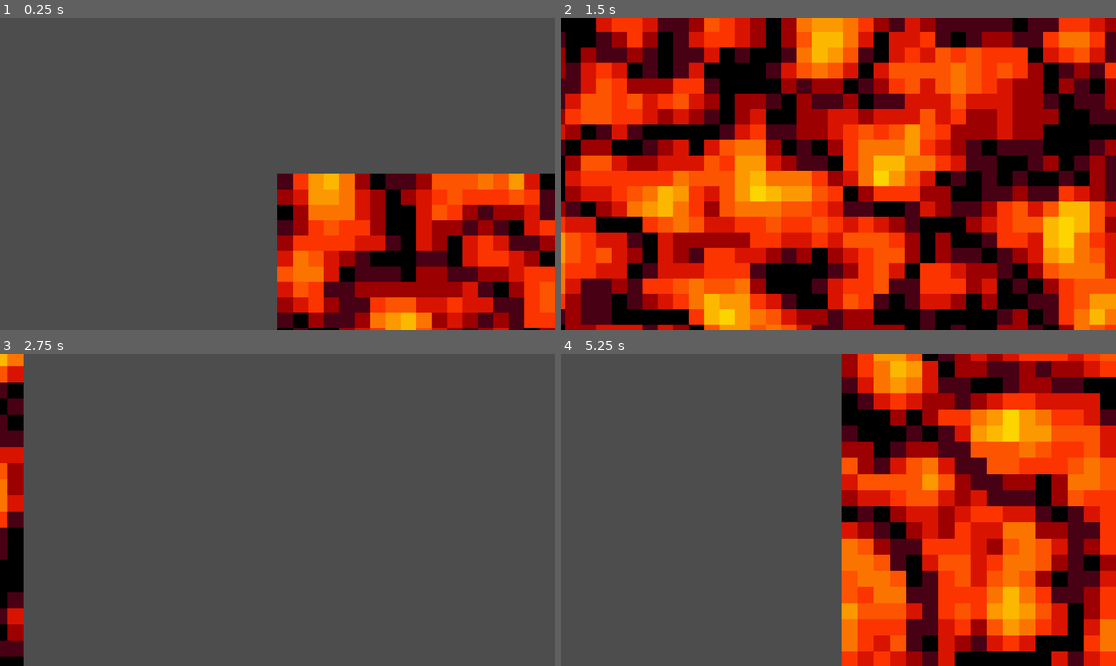
Above: before the commit, frames 1-4 (two rows, left to right).
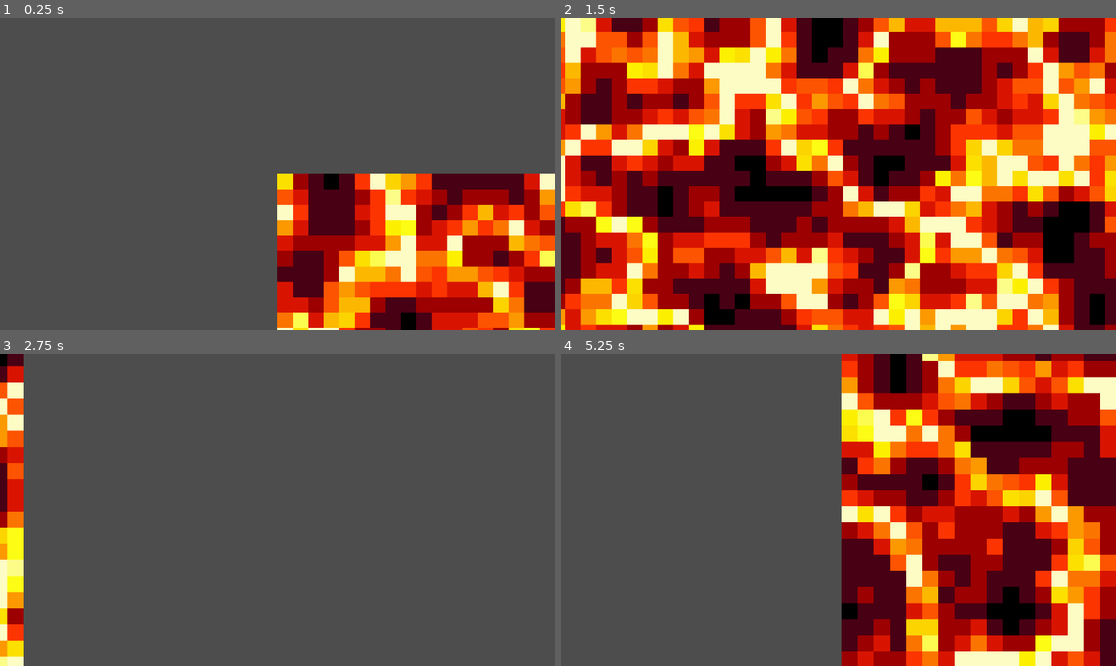
Above: after the commit, the same moments.

Repository: bingecraft-net/sandbox
Game: Godot game, scene res://scenes/game.tscn
Two runs of this game, one before a commit and one after it. Both use one fixed random seed, a clock stepped at 60 frames per second and the inputs below.
Inputs:
- Up to frame 1 (0.25 s): no input
- Up to frame 2 (1.5 s): hold Right (ui_right) 0.53-1.28 s; tap Z (zoom in) at 0.6 s; hold Down (ui_down) from 1.28 s (still down); tap X (zoom out) at 1.35 s
- Up to frame 3 (2.75 s): release Down (ui_down) at 2.03 s; hold Right (ui_right) from 2.03 s (still down); tap Z (zoom in) at 2.1 s
- Up to frame 4 (5.25 s): release Right (ui_right) at 2.78 s; hold Up (ui_up) 2.78-3.53 s; tap X (zoom out) at 2.85, 4.35 s; tap Enter at 3.5 s; hold Left (ui_left) 3.53-5.03 s; tap Z (zoom in) at 3.6, 5.1 s; hold Down (ui_down) from 5.03 s (still down)

The runs differ from the first frame. In frame 1, 23% of the frame differs, in the area x 49-100%, y 49-100%; in frame 2, 93%, in the area x 0-100%, y 0-100%; in frame 3, 3.8%; in frame 4, 47%.

Commit message:
highlight filaments

Diff:
--- a/scripts/game.gd
+++ b/scripts/game.gd
@@ -24,5 +24,5 @@
 
 
 func classify(value: float) -> Vector2i:
-	var result = 16 * abs(value) * Vector2i.RIGHT
+	var result = clamp(0, pow(abs(value), -0.9) - 1, 15) * Vector2i.RIGHT
 	return result
